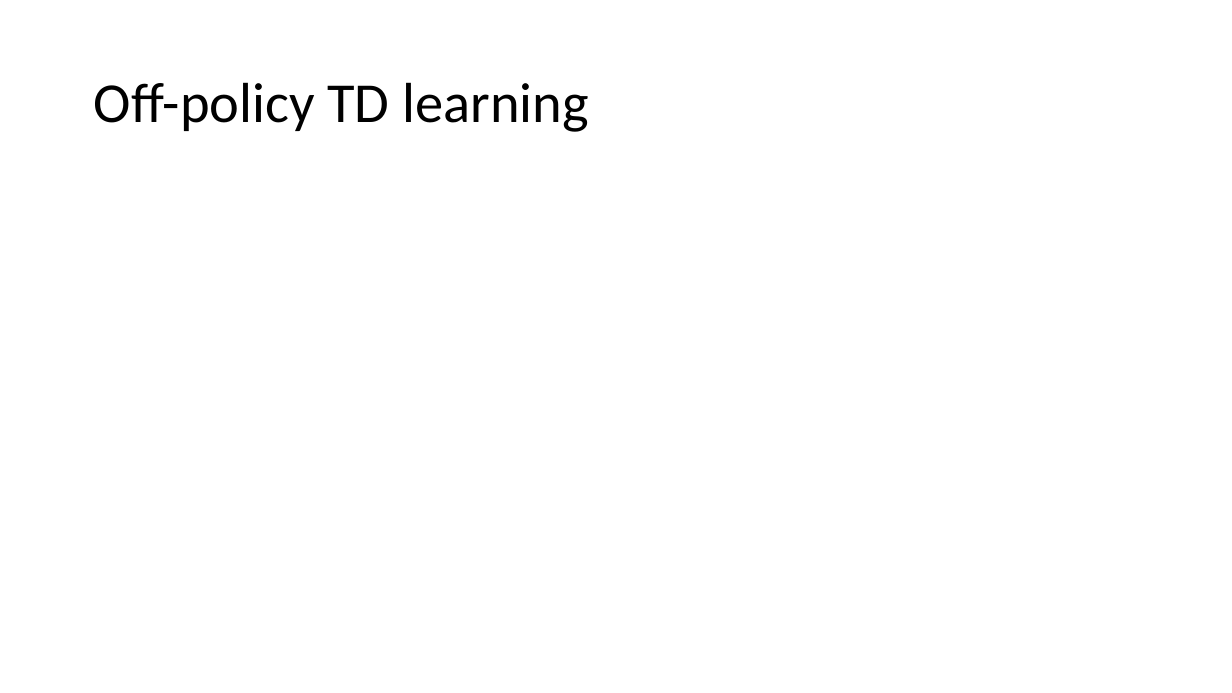
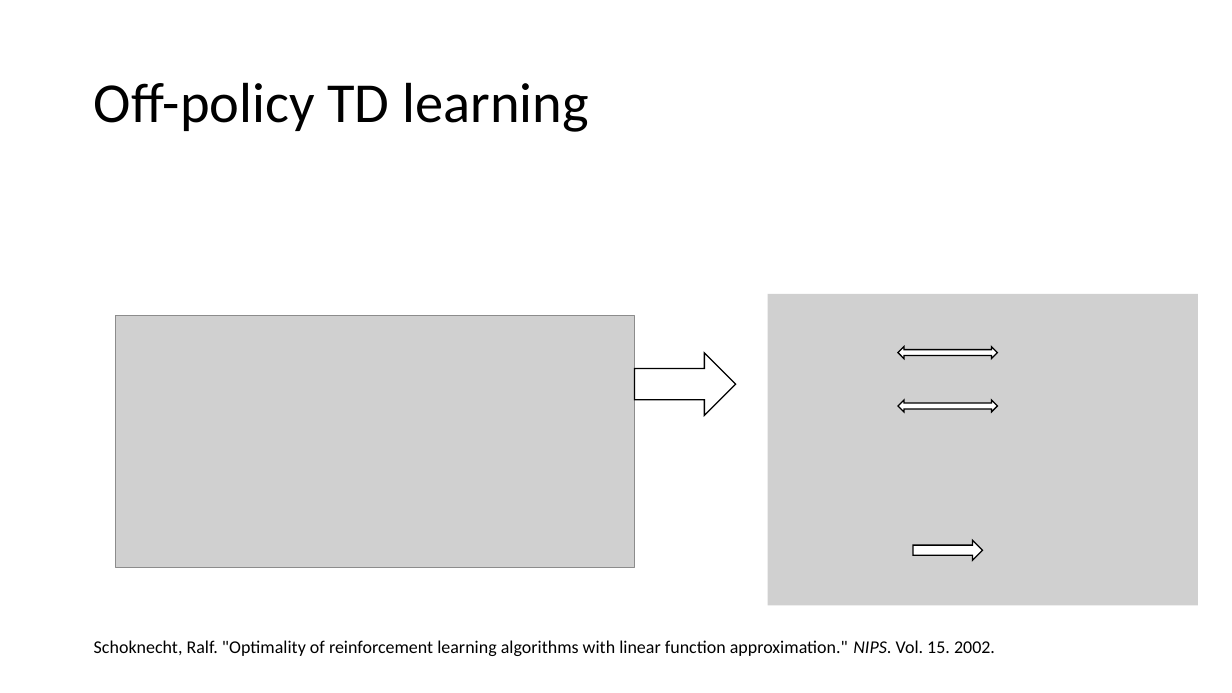
Before and after one commit to xfdywy/RL, a slide deck: slide 10 of RL analysis/RL analysis1.pptx (slide 9 before the commit). Drawn at 1232x693 pixels with LibreOffice and Linux fonts; fonts in the diff are those of the drawing; grey boxes stand for pictures. Boxes give left, top, right and bottom in pixels: in the first picture for what was removed or moved away, otherwise in the second. Text is boxed around its words. In the diff, an @@ line names an element or a change of style, - is before the commit and + after.

```diff
--- a/RL analysis/RL analysis1.pptx
+++ b/RL analysis/RL analysis1.pptx
@@ picture added at [116,315,634,567] @@
@@ right arrow added at [635,353,737,416], fill #FFFFFF, outline #000000 1 pt @@
@@ group added at [768,294,1199,605]: 2 left right arrows, 1 picture, 1 right arrow @@
@@ text added at [94,640,995,656], 14 pt, text #000000 @@
+Schoknecht, Ralf. "Optimality of reinforcement learning algorithms with linear function approximation." NIPS. Vol. 15. 2002.
```
Also in this commit, not shown: 11 other slides changed, 22 slides added, 3 slides removed, 1 other file.
